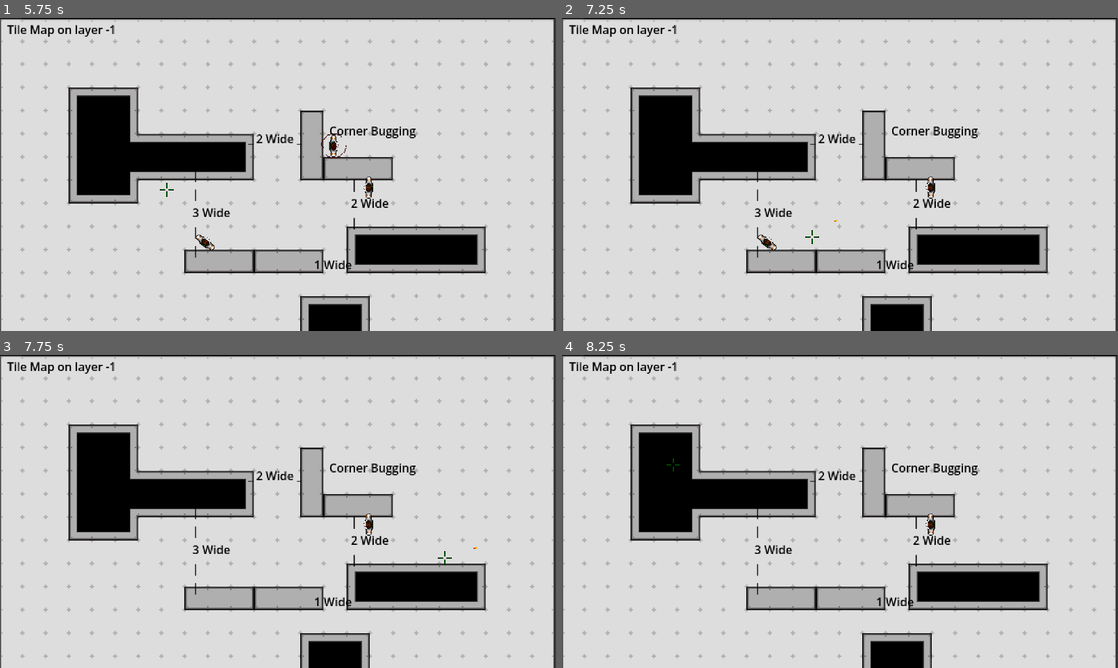
Above: before the commit, frames 1-4 (two rows, left to right).
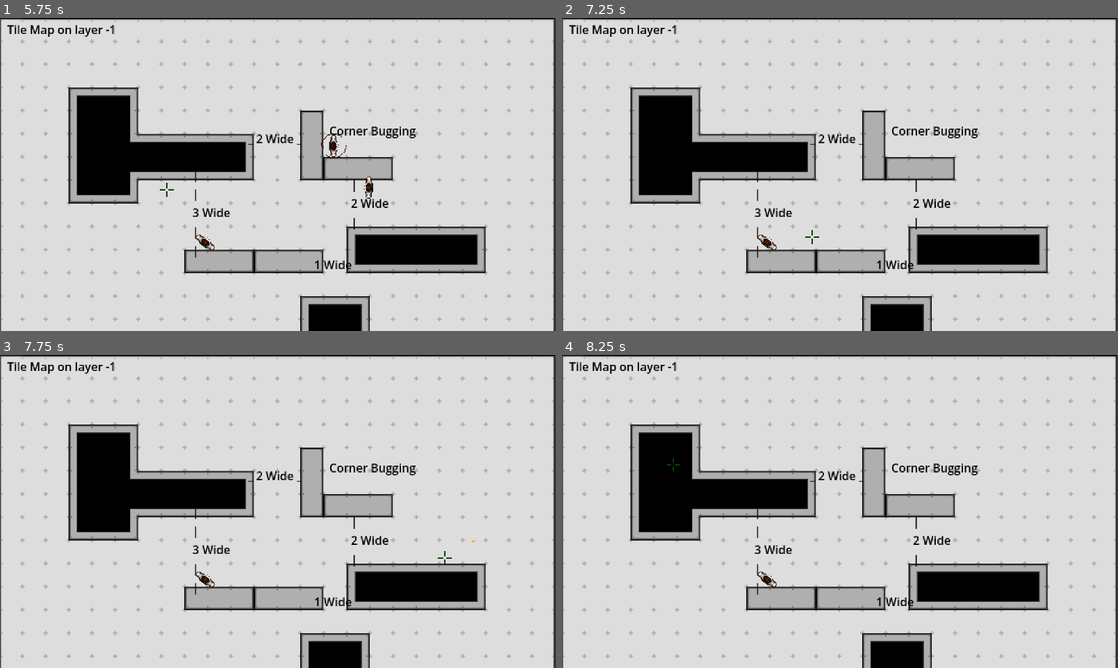
Above: after the commit, the same moments.

Repository: SammieJay/Marionette-Masquerade
Game: Godot game, scene res://Scenes/Levels/lvl_test_gym_1.tscn
Two runs of this game, one before a commit and one after it. Both use one fixed random seed, a clock stepped at 60 frames per second and the inputs below.
Inputs (mouse positions are in pixels of both pictures, inside the frame that each line leads up to):
- Up to frame 1 (5.75 s): move the mouse to (250, 237) at 0.52 s; press the mouse at (250, 237) at 0.53 s; hold W (Move Up) 0.53-2.03 s; move the mouse to (444, 221) at 1.27 s; release the mouse at (444, 221) at 1.28 s; click (444, 221) at 1.35 s; move the mouse to (111, 127) at 2.02 s; hold Space (Transfer Hosts) 2.03-2.78 s; hold A (Move Left) 2.03-3.53 s; click (111, 127) at 2.3 s; move the mouse to (305, 174) at 2.77 s; click (305, 174) at 2.85 s; tap Enter at 3.5 s; move the mouse to (194, 96) at 3.52 s; press the mouse at (194, 96) at 3.53 s; hold S (Move Down) 3.53-4.28 s; move the mouse to (400, 158) at 4.27 s; release the mouse at (400, 158) at 4.28 s; hold D (Move Right) 4.28-5.03 s; tap Space (Transfer Hosts) at 4.35 s; click (400, 158) at 4.55 s; move the mouse to (166, 190) at 5.02 s; press the mouse at (166, 190) at 5.03 s; hold W (Move Up) from 5.03 s (still down)
- Up to frame 2 (7.25 s): tap Space (Transfer Hosts) at 5.75 s; move the mouse to (895, 105) at 5.77 s; release W (Move Up) at 5.78 s; release the mouse at (895, 105) at 5.78 s; hold D (Move Right) from 5.78 s (still down); click (895, 105) at 5.85 s; move the mouse to (812, 237) at 6.52 s; hold Space (Transfer Hosts) from 6.53 s (still down); click (812, 237) at 6.8 s
- Up to frame 3 (7.75 s): keep holding D (Move Right); move the mouse to (444, 558) at 7.27 s; release Space (Transfer Hosts) at 7.28 s; click (444, 558) at 7.35 s
- Up to frame 4 (8.25 s): tap Enter at 8 s; move the mouse to (673, 464) at 8.02 s; release D (Move Right) at 8.03 s; press the mouse at (673, 464) at 8.03 s; hold S (Move Down) from 8.03 s (still down)

Frame 1 is identical in both runs. In frame 2, less than 0.1% of the frame differs, in the area x 48-68%, y 50-66%; in frame 3, 0.2%, in the area x 35-86%, y 50-75%; in frame 4, 0.2%.

Commit message:
small changes to weapon functionality and inner class workings

Diff:
--- a/Marionette-Masquerade/Scenes/Levels/lvl_test_gym_1.tscn
+++ b/Marionette-Masquerade/Scenes/Levels/lvl_test_gym_1.tscn
@@ -128,18 +128,20 @@
 
 [node name="LvlTestGym1" type="Node2D" unique_id=1076524834]
 
-[node name="Cursor" parent="." unique_id=797595165 instance=ExtResource("5_73g53")]
-
 [node name="HostManager" type="Node" parent="." unique_id=1895020084 node_paths=PackedStringArray("startingPlayerHost") groups=["HostManager"]]
 script = ExtResource("2_xp5rw")
 startingPlayerHost = NodePath("../Hosts/Scientist Host")
 metadata/_custom_type_script = "uid://dymdfu6tebr3h"
 
+[node name="Cursor" parent="." unique_id=797595165 instance=ExtResource("5_73g53")]
+
 [node name="InputHandler" type="Node2D" parent="." unique_id=1174731952 groups=["InputHandler"]]
 script = ExtResource("1_lrtbe")
 metadata/_custom_type_script = "uid://cca2yiacp0mcp"
 
 [node name="Hosts" type="Node2D" parent="." unique_id=226895963]
+
+[node name="Projectiles" type="Node2D" parent="Hosts" unique_id=2146611447 groups=["ProjectileParent"]]
 
 [node name="Scientist Host" parent="Hosts" unique_id=1629916961 instance=ExtResource("3_xp5rw")]
 z_index = 1
@@ -154,8 +156,6 @@
 
 [node name="Scientist Host4" parent="Hosts" unique_id=1623930166 instance=ExtResource("3_xp5rw")]
 position = Vector2(334, 17)
-
-[node name="Projectiles" type="Node2D" parent="." unique_id=2146611447 groups=["ProjectileParent"]]
 
 [node name="PossessionIndicator" parent="." unique_id=2037520429 instance=ExtResource("4_uolp1")]
 
--- a/Marionette-Masquerade/Scripts/Hosts/PlayerControllers/simple_player_controller.gd
+++ b/Marionette-Masquerade/Scripts/Hosts/PlayerControllers/simple_player_controller.gd
@@ -28,7 +28,7 @@
 	## === WEAPON CODE ===
 
 	if inputHandler.is_action_just_pressed("Shoot"):
-		weapon.request_shoot(host.get_look_vector())
+		weapon.request_shoot(host.get_forward())
 
 func on_posession()->void:
 	pass
--- a/Marionette-Masquerade/Scripts/Hosts/Weapons/Projectiles/projectile.gd
+++ b/Marionette-Masquerade/Scripts/Hosts/Weapons/Projectiles/projectile.gd
@@ -20,6 +20,5 @@
 		body.hurt(damage)
 		print("HIT DETECTED WITH %s" % host.name)
 		queue_free()
-
 	if body!=host:
 		queue_free()
--- a/Marionette-Masquerade/Scripts/Hosts/Weapons/pistol.gd
+++ b/Marionette-Masquerade/Scripts/Hosts/Weapons/pistol.gd
@@ -2,6 +2,10 @@
 
 func _ready():
 	super._ready() ## Call ready function of parent class for mandatory class setup
+	maxAmmo = 12
+	reloadTime = 2.0
+	#projectileSpeed = 0.1
+
 
 ## Override of the fire_shot function, just summons a projectile and passes the relevent information throught the instance_projectile function
 func fire_shot(_dir:Vector2)->void:
--- a/Marionette-Masquerade/Scripts/Hosts/Weapons/weapon_handler.gd
+++ b/Marionette-Masquerade/Scripts/Hosts/Weapons/weapon_handler.gd
@@ -9,20 +9,32 @@
 @export_category("References")
 @export var projectileScene:PackedScene ## Packed Scene of projectile object [br] Root node must extend [Projectile]
 
-@export_category("Weapon Properties")
-@export var damage:float = 1.0
-@export var fire_rate:float = 0.1 ## Delay between shots in secconds
-@export var projectileSpeed:float = 1200.0
-@export var projectileSpawnForwardOffset:float = 10.0
-@export var maxAmmo:int = 12
-@export var reloadTime:float = 2.0 ## Time it takes to reload in secconds
+@export_category("Properties")
+@export var forceReloadOnPosession:bool = true
+
+## ===== OVERRIDE VARIABLES =====
+#Set these in the _ready() function of any inheriting weapon classes
+@onready var damage:float = 1.0 ## Dammage of each projectile for this weapon (default is 1.0)
+@onready var fire_rate:float = 0.1 ## Delay between shots in secconds (default is 0.1)
+@onready var projectileSpeed:float = 1.0 ## Projectile Speed for this weapon (default is 1.0)
+@onready var maxAmmo:int = 1 ## Magazine size of this weapon (default is 1)
+@onready var reloadTime:float = 1.0 ## Time it takes to reload in secconds (default is 1.0)
+
+## Offset for projectile spawning as Vector2 (Default is [10, 10])[br]
+## - x = dist in front of host [br]
+## - y = dist to right of host
+@onready var projectileSpawnOffset:Vector2 = Vector2(10.0, 10.0)
 
 
 ## ===== SCRIPT VARIABLES =====
 # ----- References -----
 var host:HostController #set at runtime by HostController
 var projectileParent:Node2D #retrieved via group
+
+# ----- Values -----
+const PROJECTILE_SPEED_CONST:float = 1200.0
 var ammo:int
+
 
 ## Runs Timer for Reload [br]
 ## - if reloadTimer > 0 -> weapon is reloading [br]
@@ -36,17 +48,18 @@
 ## ===== BOOLEAN RETURN FUNCITONS =====
 func is_reloading()->bool: return reloadTimer > 0.0
 
-## MUST BE CALLED FROM INHERITING CLASSES VIA 'super._ready()'
+## MUST BE CALLED FROM INHERITING CLASSES VIA 'super._ready()' AT THE END of their respective _ready() functions
 ## Performs mandatory setup for the Weapon class
 func _ready():
 	projectileParent = get_tree().get_first_node_in_group("ProjectileParent")
-	ammo = maxAmmo
+	force_reload()
 
 # Called every frame. 'delta' is the elapsed time since the previous frame.
 func _process(_delta):
 	if shotDelayTimer >= 0.0: shotDelayTimer -= _delta #tick down fire rate timer
 	if reloadTimer > 0.0: reloadTimer -= _delta # tick down reload timer
 
+	## Reload weapon if timer is less than 0.0
 	if reloadTimer < 0.0:
 		reloadTimer = 0.0
 		ammo = maxAmmo
@@ -66,25 +79,30 @@
 	projectileParent.add_child(proj)
 
 	#Set Intial position and rotation of projectile according to parameters
-	proj.global_position = host.global_position + host.get_look_vector() * projectileSpawnForwardOffset
+	var projPosOffset = host.get_forward() * projectileSpawnOffset.x + host.get_right() * projectileSpawnOffset.y
+
+	# Set projectile position and direction
+	proj.global_position = host.global_position + projPosOffset
 	proj.look_at(proj.global_position+dir)
 
 	# Set Projectile member variables
 	proj.direction = dir
 	proj.damage = _dmg
-	proj.speed = _speed
+	proj.speed = _speed * PROJECTILE_SPEED_CONST
 	proj.host = host
 
 
 ## Called by Enemy and Player Controller classes, and attempts to shoot if possible [br]
 func request_shoot(_dir:Vector2)->void:
-	if shotDelayTimer <= 0 and ammo > 0:
+	if shotDelayTimer <= 0 and ammo > 0 and reloadTimer == 0.0:
 		fire_shot(_dir)
 		shotDelayTimer = fire_rate
 
 ## Called by whenever gun must be reloaded, parameter takes a reload time but defaults to given variable [br]
 func reload(_reloadTime:float = reloadTime):
 	reloadTimer = _reloadTime
+
+func force_reload(): reloadTimer = -1.0
 
 
 ## ===== VIRTUAL FUNCTIONS TO BE OVERRIDEN =====
--- a/Marionette-Masquerade/Scripts/Hosts/_General/host_controller.gd
+++ b/Marionette-Masquerade/Scripts/Hosts/_General/host_controller.gd
@@ -65,7 +65,8 @@
 
 ## ===== GETTER AND SETTER FUNCTIONS =====
 
-func get_look_vector()->Vector2: return Vector2(1,0).rotated(global_rotation).normalized() ## Returns the vector along the look direction of the host
+func get_forward()->Vector2: return Vector2(1,0).rotated(global_rotation).normalized() ## Returns the vector pointef forward from the host
+func get_right()->Vector2: return Vector2(0,1).rotated(global_rotation).normalized() ## Returns the vector along the right direction of the host
 
 
 ## MUST BE CALLED FROM INHERITING CLASSES VIA 'super._ready()'
@@ -99,10 +100,9 @@
 ## Called by HostManager when player switches to a different host [br]
 ## Handles: value changes and effects that occur when switching [b]TO[/b] this host  [br]
 func possess()->void:
-	#print(name)
 	currentlyPossessed = true
-	#print(currentlyPossessed)
 	playerController.on_possession()
+	if weapon.forceReloadOnPosession: weapon.force_reload() # Force reload weapon if handler has flag enabled
 
 ## Inflict dammage to this host
 func hurt(_dmg:float)->void:
